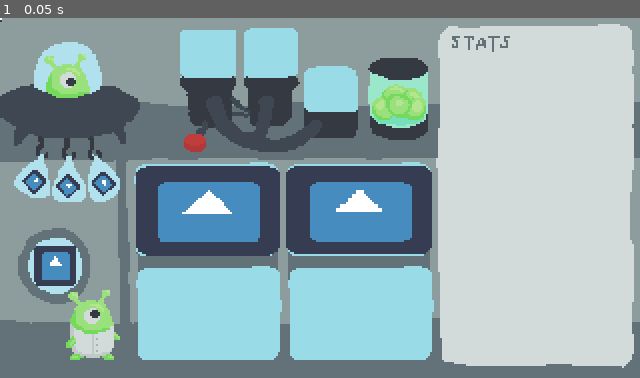
Above: before the commit, frame 1.
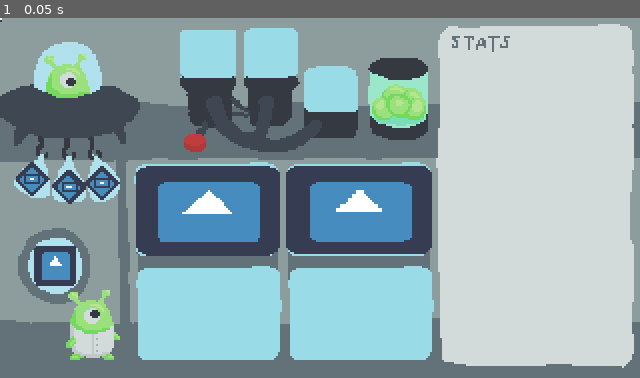
Above: after the commit, the same moment.

Repository: DerGernTod/minijam91
Game: Godot game, scene res://Main.tscn
Two runs of this game, one before a commit and one after it. Both use one fixed random seed, a clock stepped at 60 frames per second and the inputs below. The engine's default icon, where the game draws it, is replaced by a stand-in: a white triangle on a blue panel in a dark square.
Inputs:
- Up to frame 1 (0.05 s): no input

The runs differ from the first frame. In frame 1, 0.6% of the frame differs, in the area x 2-19%, y 40-52%.

Commit message:
bags with fish

Diff:
--- a/Main.tscn
+++ b/Main.tscn
@@ -20,17 +20,17 @@
 position = Vector2( 179.539, 96.0691 )
 scale = Vector2( 3.54153, 2.18173 )
 
+[node name="Window" parent="." instance=ExtResource( 5 )]
+position = Vector2( 27.7183, 123.787 )
+
 [node name="Cursor" parent="." instance=ExtResource( 3 )]
 position = Vector2( 48.1376, 53.3289 )
 
 [node name="FishBag" parent="." instance=ExtResource( 4 )]
-position = Vector2( 17.9711, 74.5823 )
+position = Vector2( 16.064, 80.635 )
 
 [node name="FishBag2" parent="." instance=ExtResource( 4 )]
-position = Vector2( 34.6651, 77.1022 )
+position = Vector2( 34.6479, 84.4147 )
 
 [node name="FishBag3" parent="." instance=ExtResource( 4 )]
-position = Vector2( 52.304, 75.5273 )
-
-[node name="Window" parent="." instance=ExtResource( 5 )]
-position = Vector2( 27.7183, 123.787 )
+position = Vector2( 51.0268, 82.5249 )
--- a/droppable/Droppable.gd
+++ b/droppable/Droppable.gd
@@ -4,6 +4,8 @@
 signal dropped
 
 export var capacity: int = 1
+export var prefill: int = 1
+export var PrefillTemplate: Resource
 
 var _states = {
 	"droppable": StateDroppable.new(),
@@ -71,6 +73,12 @@
 	var states = _states.values();
 	for state in states:
 		state.setup(_sprite)
+	for i in prefill:
+		var instance = PrefillTemplate.instance();
+		get_tree().get_root().call_deferred("add_child", instance)
+		instance.position = position
+		instance._parent_droppable = self
+		_content.push_back(instance)
 
 
 func _get_can_drop() -> bool:
--- a/droppable/Droppable.tscn
+++ b/droppable/Droppable.tscn
@@ -9,6 +9,7 @@
 "droppables",
 ]]
 script = ExtResource( 2 )
+prefill = 0
 
 [node name="Sprite" type="Sprite" parent="."]
 scale = Vector2( 0.321079, 0.321079 )
--- a/fish/Fish.gd
+++ b/fish/Fish.gd
@@ -1,5 +1,9 @@
-extends Area2D
+extends Pickable
+class_name Fish
+
+func _ready() -> void:
+	connect("dropped", self, "_on_dropped")
 
 
-func _ready() -> void:
-	pass
+func _on_dropped(droppable: Area2D) -> void:
+	print("%s dropped into %s" % [name, droppable.name])
--- a/fish/Fish.tscn
+++ b/fish/Fish.tscn
@@ -1,19 +1,16 @@
 [gd_scene load_steps=4 format=2]
 
-[ext_resource path="res://icon.png" type="Texture" id=1]
+[ext_resource path="res://pickable/Pickable.tscn" type="PackedScene" id=1]
 [ext_resource path="res://fish/Fish.gd" type="Script" id=2]
 
-[sub_resource type="CapsuleShape2D" id=1]
-radius = 7.88216
-height = 37.6275
+[sub_resource type="CircleShape2D" id=1]
+radius = 3.89282
 
-[node name="Fish" type="Area2D"]
+[node name="Fish" instance=ExtResource( 1 )]
 script = ExtResource( 2 )
 
-[node name="CollisionShape2D" type="CollisionShape2D" parent="."]
-rotation = 1.5708
+[node name="Sprite" parent="." index="0"]
+scale = Vector2( 0.128196, 0.0755804 )
+
+[node name="CollisionShape2D" parent="." index="1"]
 shape = SubResource( 1 )
-
-[node name="Sprite" type="Sprite" parent="."]
-scale = Vector2( 0.739861, 0.238164 )
-texture = ExtResource( 1 )
--- a/fish_bag/FishBag.gd
+++ b/fish_bag/FishBag.gd
@@ -1,6 +1,7 @@
-extends Pickable
+extends Node2D
 
-var _fish = null
+export(Resource) var fish
+
 var _drop_zone = null
 
 
@@ -9,10 +10,6 @@
 	connect("area_exited", self, "area_exited_bag")
 	connect("dropped", self, "dropped_bag")
 
-
-func dropped_bag() -> void:
-	if _cur_cursor and can_pick:
-		modulate = Color.cyan
 
 
 func area_entered_bag(area: Area2D) -> void:
--- a/fish_bag/FishBag.tscn
+++ b/fish_bag/FishBag.tscn
@@ -1,20 +1,15 @@
-[gd_scene load_steps=4 format=2]
+[gd_scene load_steps=3 format=2]
 
-[ext_resource path="res://icon.png" type="Texture" id=1]
-[ext_resource path="res://fish_bag/FishBag.gd" type="Script" id=2]
+[ext_resource path="res://droppable/Droppable.tscn" type="PackedScene" id=1]
+[ext_resource path="res://fish/Fish.tscn" type="PackedScene" id=3]
 
-[sub_resource type="CircleShape2D" id=1]
-radius = 5.6362
+[node name="FishBag" instance=ExtResource( 1 )]
+scale = Vector2( 0.631897, 0.631897 )
+prefill = 1
+PrefillTemplate = ExtResource( 3 )
 
-[node name="FishBag" type="Area2D"]
-script = ExtResource( 2 )
+[node name="Sprite" parent="." index="0"]
+rotation = 0.785397
 
-[node name="Sprite" type="Sprite" parent="."]
-position = Vector2( -0.610365, 7.17864 )
-rotation = 0.818251
-scale = Vector2( 0.14536, 0.14536 )
-texture = ExtResource( 1 )
-
-[node name="CollisionShape2D" type="CollisionShape2D" parent="."]
-position = Vector2( -0.891905, 6.24334 )
-shape = SubResource( 1 )
+[node name="CollisionShape2D" parent="." index="1"]
+rotation = 0.791734
--- /dev/null
+++ b/fish_tank/FishTank.gd
@@ -0,0 +1,9 @@
+extends Droppable
+
+
+func _ready() -> void:
+	connect("dropped", self, "_on_pickable_dropped")
+
+
+func _on_pickable_dropped(pickable: Area2D) -> void:
+	pass
--- a/fish_tank/FishTank.tscn
+++ b/fish_tank/FishTank.tscn
@@ -1,5 +1,7 @@
-[gd_scene load_steps=2 format=2]
+[gd_scene load_steps=3 format=2]
 
 [ext_resource path="res://droppable/Droppable.tscn" type="PackedScene" id=1]
+[ext_resource path="res://fish_tank/FishTank.gd" type="Script" id=2]
 
 [node name="FishTank" instance=ExtResource( 1 )]
+script = ExtResource( 2 )
--- a/pickable/Pickable.gd
+++ b/pickable/Pickable.gd
@@ -17,6 +17,8 @@
 
 
 func area_entered(area: Area2D) -> void:
+	if not _can_pick():
+		return
 	if area is Cursor:
 		_cur_cursor = area
 		_cur_cursor.add_hover(self)
@@ -30,6 +32,8 @@
 
 
 func area_exited(area: Area2D) -> void:
+	if not _can_pick():
+		return
 	if area is Cursor:
 		_cur_cursor.remove_hover(self)
 		_cur_cursor = null
@@ -91,7 +95,7 @@
 		if droppable and droppable.can_drop and droppable.drop_pickable(self):
 			_parent_droppable = droppable
 			_init_pos = position
-			emit_signal("dropped")
+			emit_signal("dropped", _parent_droppable)
 		else:
 			position = _init_pos
 			if _parent_droppable:
--- a/project.godot
+++ b/project.godot
@@ -23,6 +23,11 @@
 "class": "DroppableState",
 "language": "GDScript",
 "path": "res://droppable/states/DroppableState.gd"
+}, {
+"base": "Pickable",
+"class": "Fish",
+"language": "GDScript",
+"path": "res://fish/Fish.gd"
 }, {
 "base": "Area2D",
 "class": "Pickable",
@@ -58,6 +63,7 @@
 "Cursor": "",
 "Droppable": "",
 "DroppableState": "",
+"Fish": "",
 "Pickable": "",
 "StateDroppable": "",
 "StateEmpty": "",
